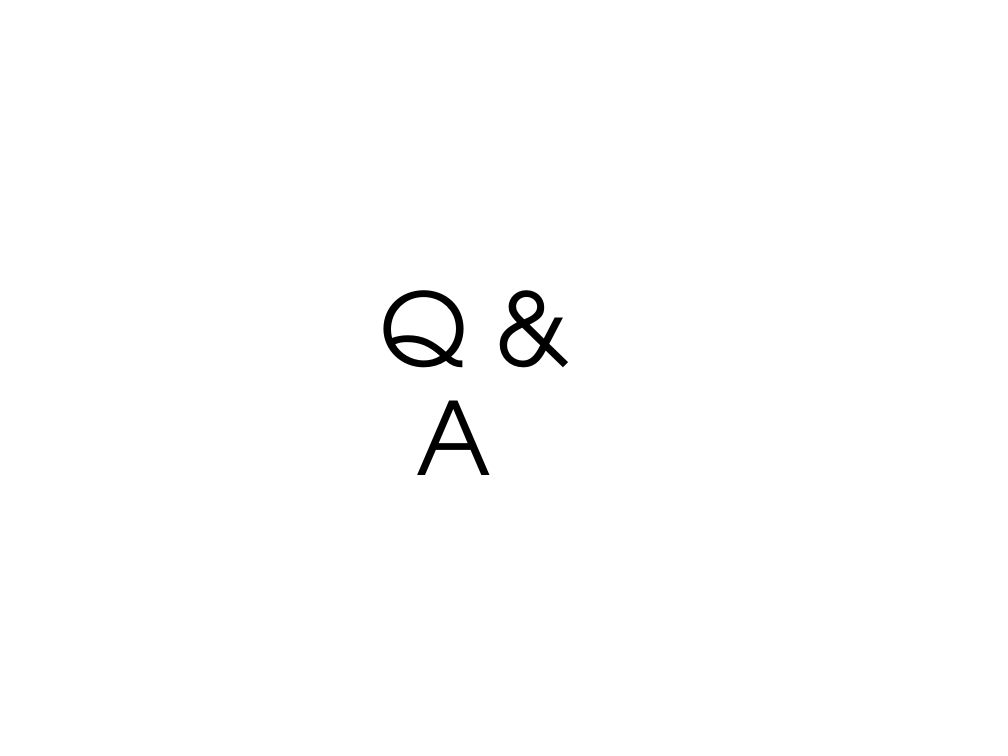
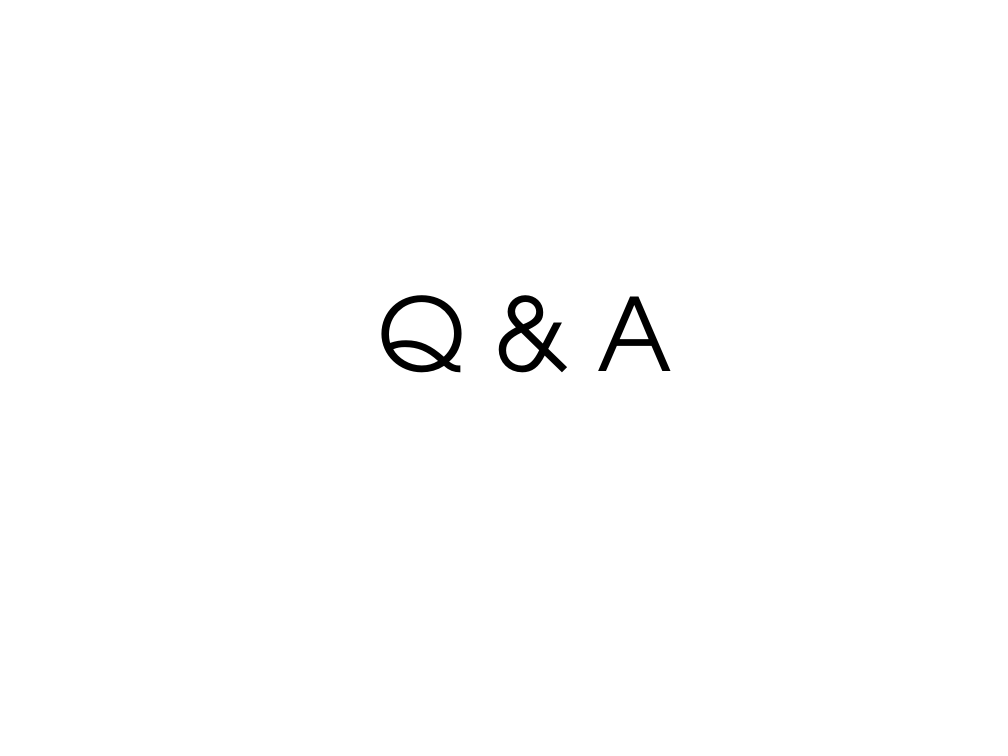
Before and after one commit to rankun203/OnlineTeach, a slide deck: slide 16 of docs/OnlineTeach_2013_09_23（合力用）.ppt. Drawn at 1008x756 pixels with LibreOffice and Linux fonts; fonts in the diff are those of the drawing; background and template pictures are left out. Boxes give left, top, right and bottom in pixels: in the first picture for what was removed or moved away, otherwise in the second. Text is boxed around its words. In the diff, an @@ line names an element or a change of style, - is before the commit and + after.

```diff
--- a/docs/OnlineTeach_2013_09_23（合力用）.ppt
+++ b/docs/OnlineTeach_2013_09_23（合力用）.ppt
@@ text "Q & A" rewrapped from (379, 290, 492, 475) to (378, 295, 673, 373) @@
```
Also in this commit, not shown: 1 other slide changed, 5 other files.
